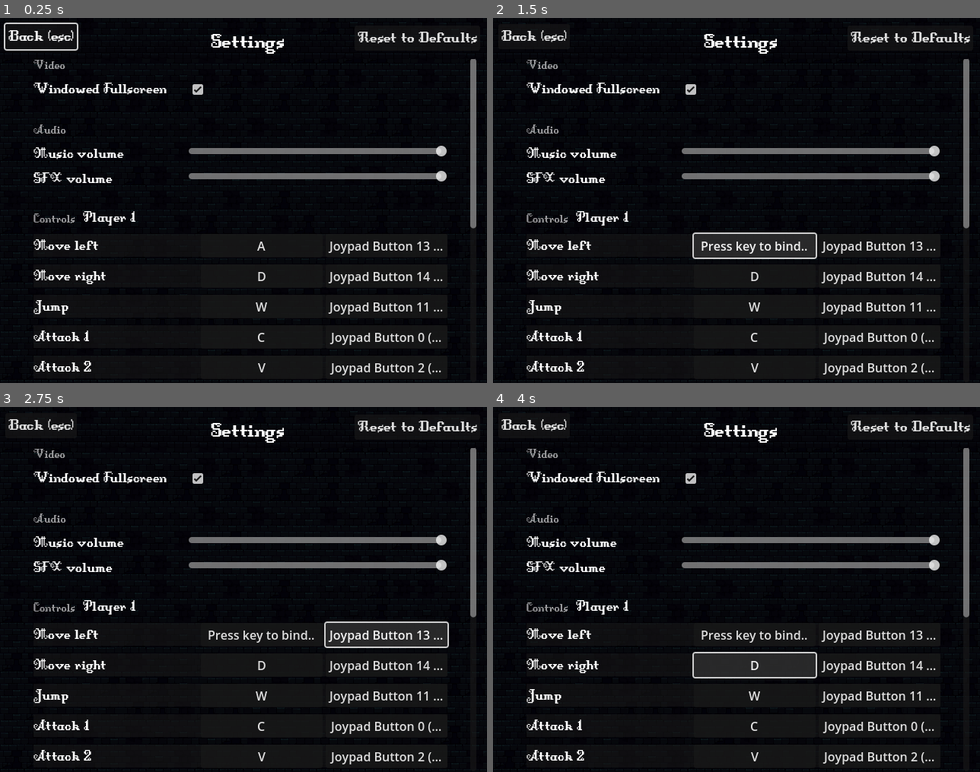
Above: before the commit, frames 1-4 (two rows, left to right).
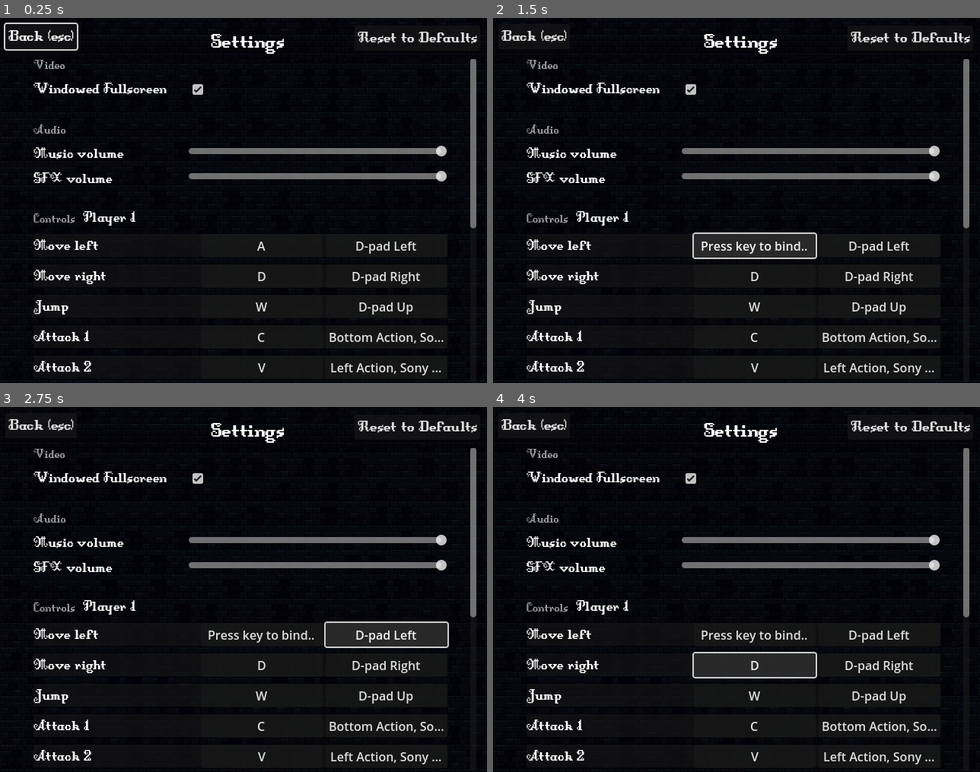
Above: after the commit, the same moments.

Repository: IzalithSky/fighting_game_template
Game: Godot game, scene res://scenes/ui/settings.tscn
Same seed, same stepped clock (60 frames per second), same inputs: the game is played once before the commit and once after it. This scene is started directly instead of the project's main scene.
Inputs (mouse positions are in pixels of both pictures, inside the frame that each line leads up to):
- Up to frame 1 (0.25 s): no input
- Up to frame 2 (1.5 s): click "A" at 0.5 s; click "Press key to bind.." at 1.25 s
- Up to frame 3 (2.75 s): click (384, 633) at 2 s, where only the run before the commit has a clickable "Joypad Button 13 (D-pad Left)"
- Up to frame 4 (4 s): click (877, 633) at 2.75 s, where only the run after the commit has a clickable "D-pad Left"; click "D" at 3.5 s

The runs differ from the first frame. In frame 1, 1.6% of the frame differs, in the area x 67-92%, y 61-98%; in frame 2, 1.6%; in frame 3, 1.6%; in frame 4, 1.6%.

Commit message:
InputEventJoypadButton text improved

Diff:
--- a/scripts/ui/settings.gd
+++ b/scripts/ui/settings.gd
@@ -90,6 +90,9 @@
 
 func format_event_name(event: InputEvent) -> String:
 	var name = event.as_text()
+	if event is InputEventJoypadButton:
+		name = name.trim_suffix(")")
+		return name.trim_prefix("Joypad Button " + str(event.button_index) + " (")
 	return name.trim_suffix(" (Physical)")
 
 func _on_back_button_pressed():
